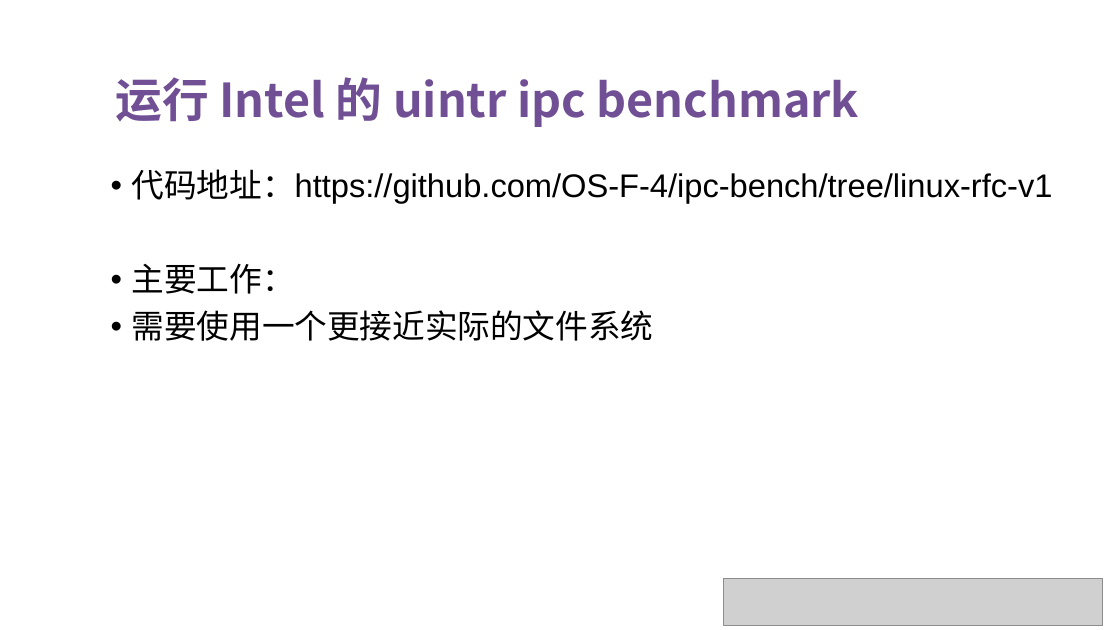
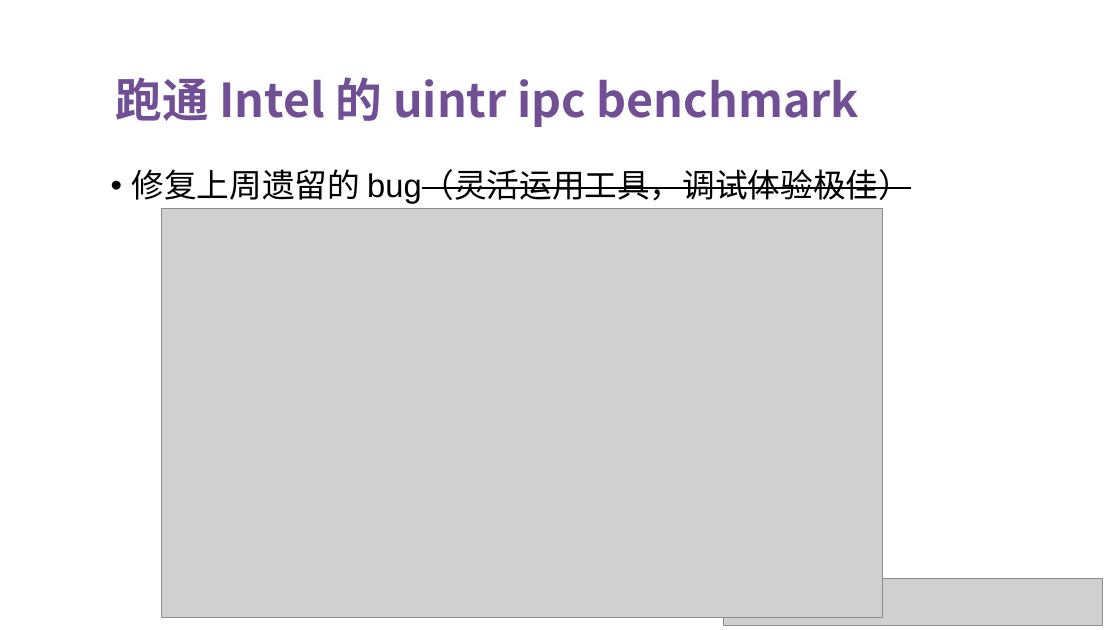
Before and after one commit to OS-F-4/usr-intr, a slide deck: slide 6 of ppt/2022-6-4.pptx. Drawn at 1120x630 pixels with LibreOffice and Linux fonts; fonts in the diff are those of the drawing; grey boxes stand for pictures. Boxes give left, top, right and bottom in pixels: in the first picture for what was removed or moved away, otherwise in the second. Text is boxed around its words. In the diff, an @@ line names an element or a change of style, - is before the commit and + after.

Commit message:
Update ppt regarding ipc-bench result

```diff
--- a/ppt/2022-6-4.pptx
+++ b/ppt/2022-6-4.pptx
@@ text at (116, 77, 859, 127): text changed @@
-运行 Intel 的 uintr ipc benchmark
+跑通 Intel 的 uintr ipc benchmark
@@ text at (132, 169, 911, 203): text changed; font Arial to Noto Sans CJK JP @@
-• 代码地址：https://github.com/OS-F-4/ipc-bench/tree/linux-rfc-v1
-• 主要工作：
-• 需要使用一个更接近实际的文件系统
+• 修复上周遗留的 bug（灵活运用工具，调试体验极佳）
@@ picture added at (161, 208, 882, 618) @@
```
Also in this commit, not shown: 2 other slides changed, 3 slides added, 1 other file.
